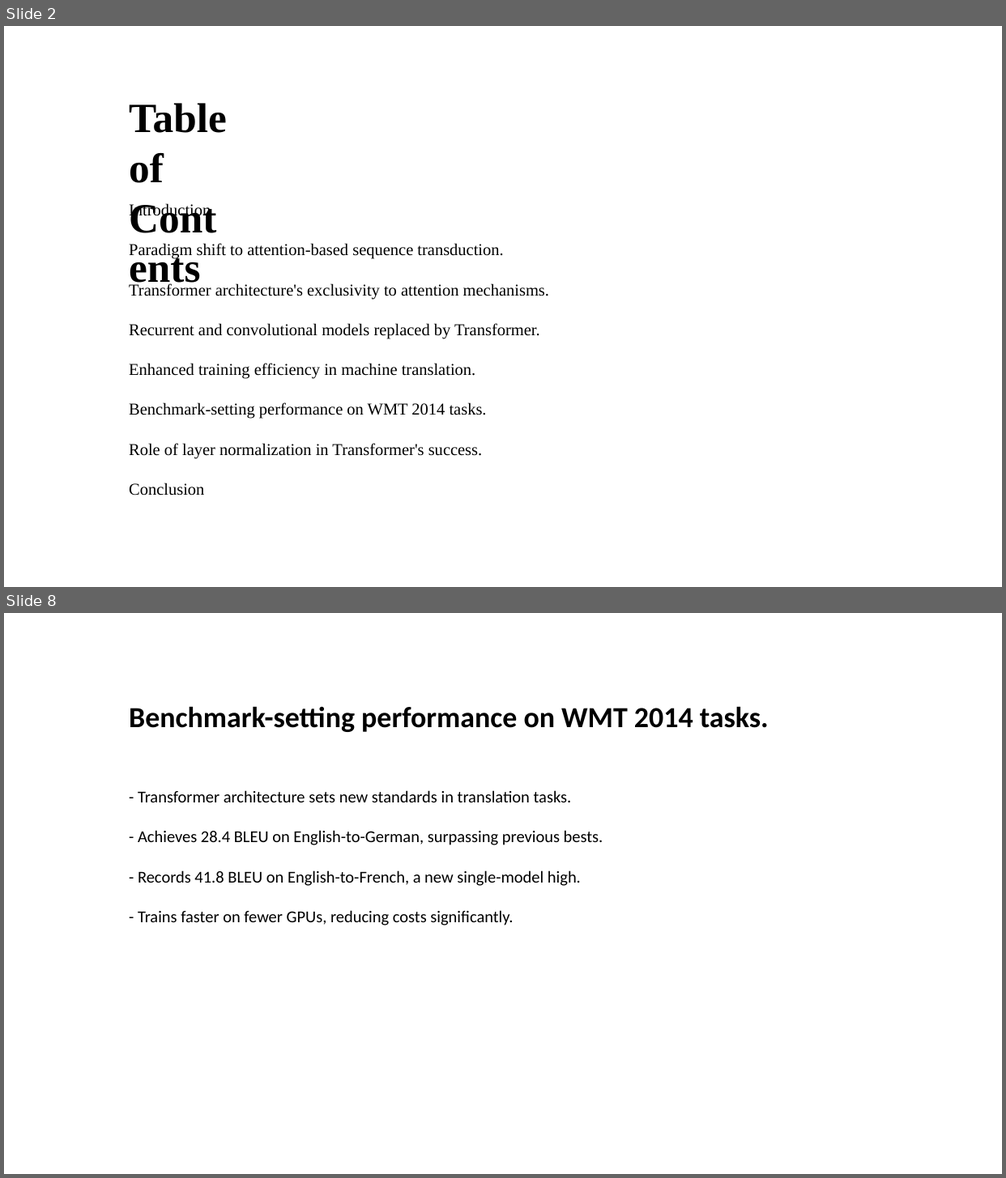
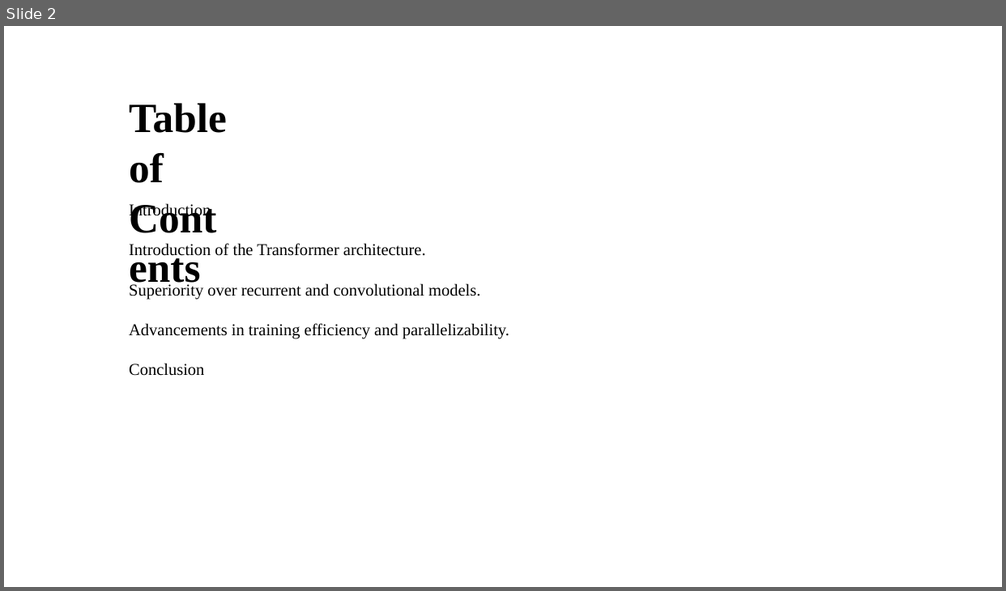
Before and after one commit to Jessie-ZhaoXi/dsa4213-ppt-generator, a slide deck: ppt_generator/my_ppts/attention_mode2.pptx. Shown one above the other, each under a label of ours: slides 2 and 8 before the commit, slide 2 after it; the slides between them are not shown. The pictures are 1006x1178 and 1006x591 pixels, drawn with LibreOffice and Linux fonts; fonts in the diff are those of the drawing; background and template pictures are left out. Boxes give left, top, right and bottom in pixels: in the first picture for what was removed or moved away, otherwise in the second. Text is boxed around its words. In the diff, an @@ line names an element or a change of style, - is before the commit and + after.

```diff
--- a/ppt_generator/my_ppts/attention_mode2.pptx
+++ b/ppt_generator/my_ppts/attention_mode2.pptx
@@ slide 8 removed at (4, 613, 1002, 1174), background picture (left out) @@
@@ text removed at (129, 706, 769, 732) @@
-Benchmark-setting performance on WMT 2014 tasks.
@@ text removed at (138, 790, 603, 926) @@
-- Transformer architecture sets new standards in translation tasks.
-- Achieves 28.4 BLEU on English-to-German, surpassing previous bests.
-- Records 41.8 BLEU on English-to-French, a new single-model high.
-- Trains faster on fewer GPUs, reducing costs significantly.
@@ slide 2 changed as well @@
@@ text at (129, 203, 509, 376): text changed @@
-Introduction
-Paradigm shift to attention-based sequence transduction.
-Transformer architecture's exclusivity to attention mechanisms.
-Recurrent and convolutional models replaced by Transformer.
-Enhanced training efficiency in machine translation.
-Benchmark-setting performance on WMT 2014 tasks.
-Role of layer normalization in Transformer's success.
-Conclusion
+Introduction
+Introduction of the Transformer architecture.
+Superiority over recurrent and convolutional models.
+Advancements in training efficiency and parallelizability.
+Conclusion
```
Also in this commit, not shown: 5 other slides changed, 1 slide added, 3 other slides removed, 8 other files.
